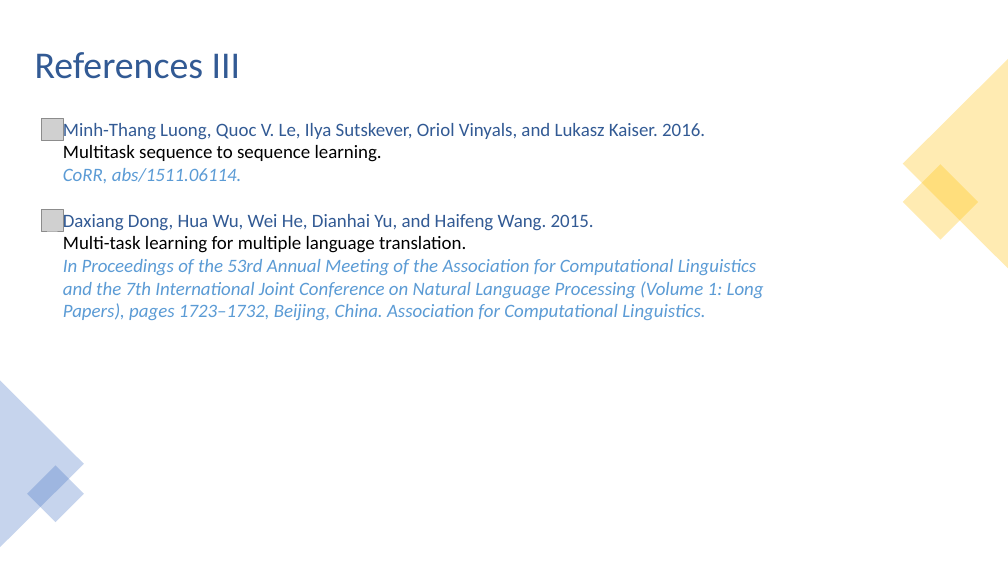
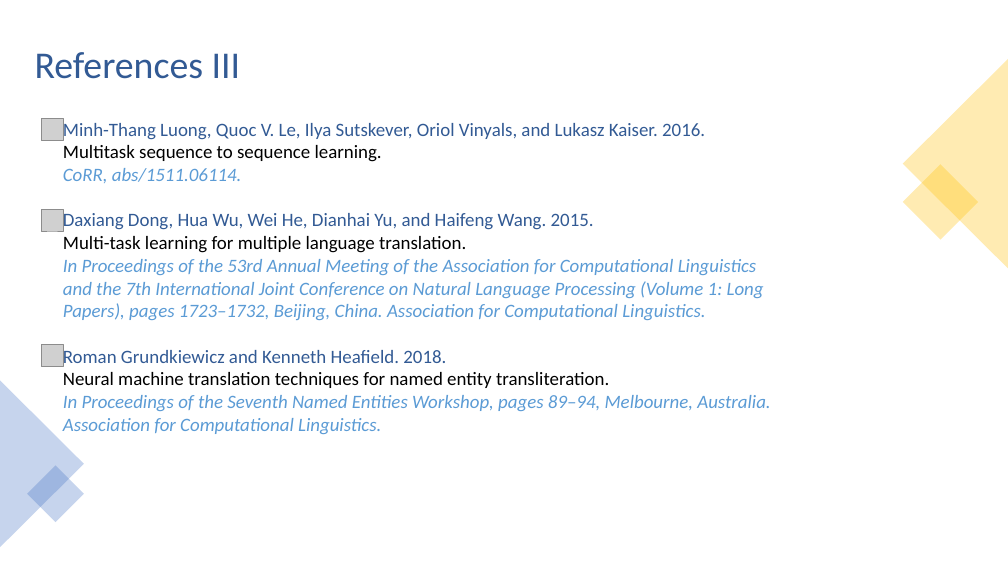
Before and after one commit to Lawhy/Lawhy.github.io, a slide deck: slide 18 of materials/aacl_presentation.pptx. Drawn at 1008x567 pixels with LibreOffice and Linux fonts; fonts in the diff are those of the drawing; grey boxes stand for pictures. Boxes give left, top, right and bottom in pixels: in the first picture for what was removed or moved away, otherwise in the second. Text is boxed around its words. In the diff, an @@ line names an element or a change of style, - is before the commit and + after.

```diff
--- a/materials/aacl_presentation.pptx
+++ b/materials/aacl_presentation.pptx
@@ picture added at [41,345,63,367] @@
@@ text at [63,347,770,434]: paragraphs added @@
+Roman Grundkiewicz and Kenneth Heafield. 2018.
+Neural machine translation techniques for named entity transliteration.
+In Proceedings of the Seventh Named Entities Workshop, pages 89–94, Melbourne, Australia. Association for Computational Linguistics.
```
Also in this commit, not shown: 9 other slides changed, 2 slides added, 2 slides removed.
